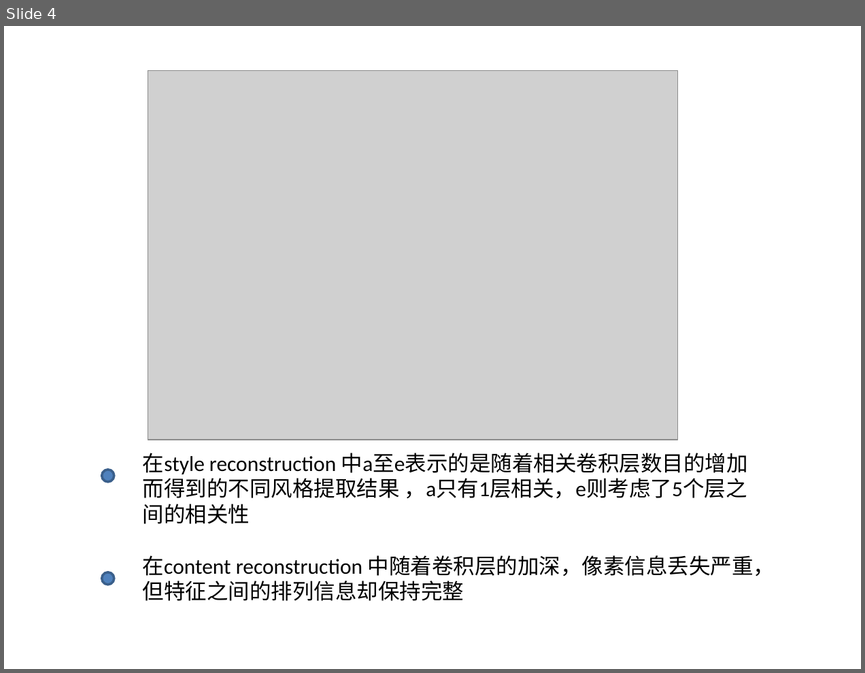
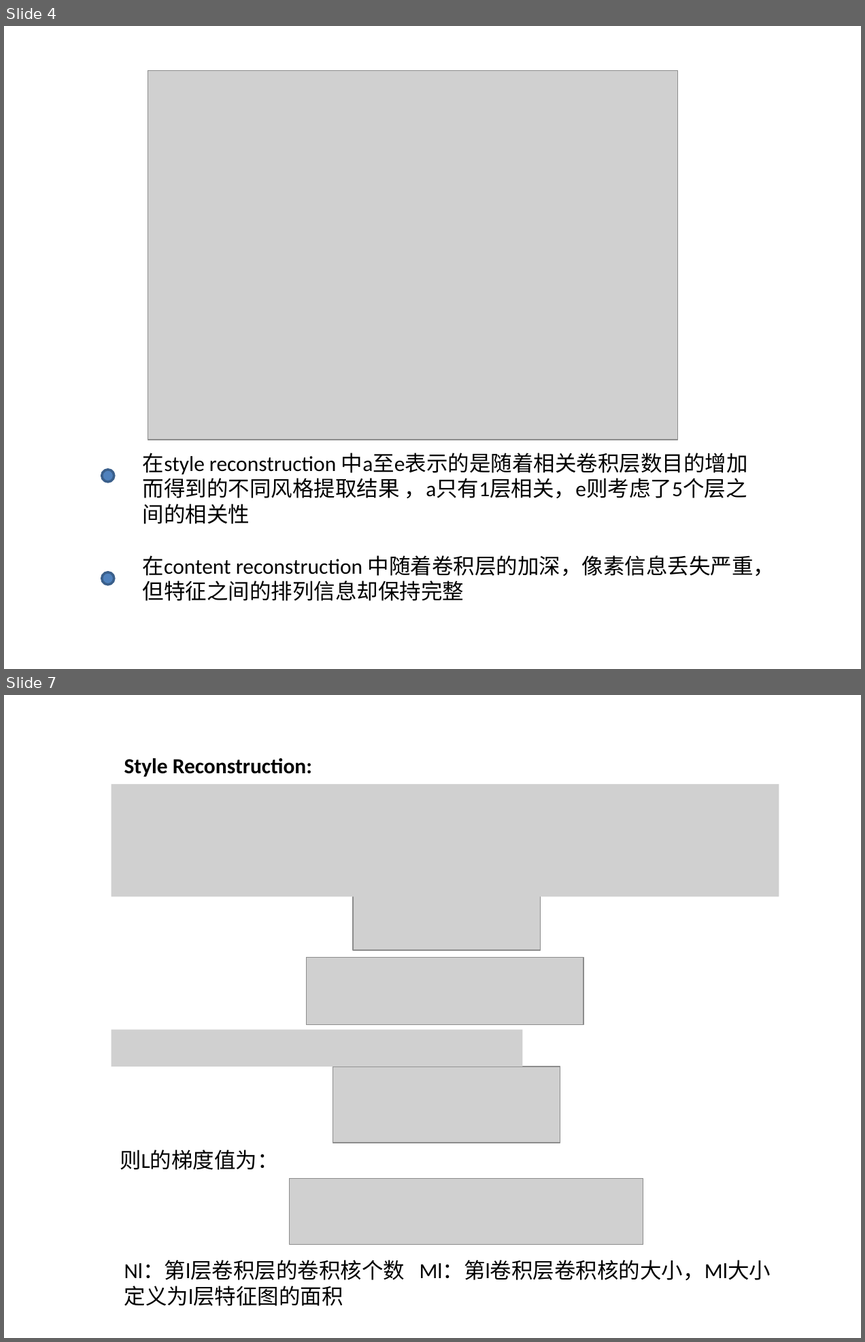
Before and after one commit to xionglong58/github, a slide deck: demo.pptx. Shown one above the other, each under a label of ours: slide 4 before the commit, slides 4 and 7 after it; the slides between them are not shown. The pictures are 865x673 and 865x1342 pixels, drawn with LibreOffice and Linux fonts; fonts in the diff are those of the drawing; grey boxes stand for pictures. Boxes give left, top, right and bottom in pixels: in the first picture for what was removed or moved away, otherwise in the second. Text is boxed around its words. In the diff, an @@ line names an element or a change of style, - is before the commit and + after.

```diff
--- a/demo.pptx
+++ b/demo.pptx
@@ slide 7 added at (x1=4, y1=695, x2=861, y2=1338), background #FFFFFF @@
@@ text added at (x1=124, y1=758, x2=312, y2=777), 18 pt, text #000000, bold @@
+Style Reconstruction:
@@ picture added at (x1=111, y1=784, x2=779, y2=896) @@
@@ picture added at (x1=353, y1=877, x2=541, y2=950) @@
@@ picture added at (x1=307, y1=957, x2=583, y2=1025) @@
@@ picture added at (x1=111, y1=1029, x2=522, y2=1066) @@
@@ picture added at (x1=333, y1=1066, x2=560, y2=1142) @@
@@ text added at (x1=120, y1=1149, x2=279, y2=1170), 18 pt, text #000000 @@
+则L的梯度值为：
@@ picture added at (x1=290, y1=1178, x2=643, y2=1244) @@
@@ text added at (x1=124, y1=1260, x2=771, y2=1306), 18 pt, text #000000 @@
+Nl：第l层卷积层的卷积核个数 Ml：第l卷积层卷积核的大小，Ml大小
+定义为l层特征图的面积
```
Also in this commit, not shown: 2 slides changed, 1 other slide added, 2 slides removed, 1 other file.
